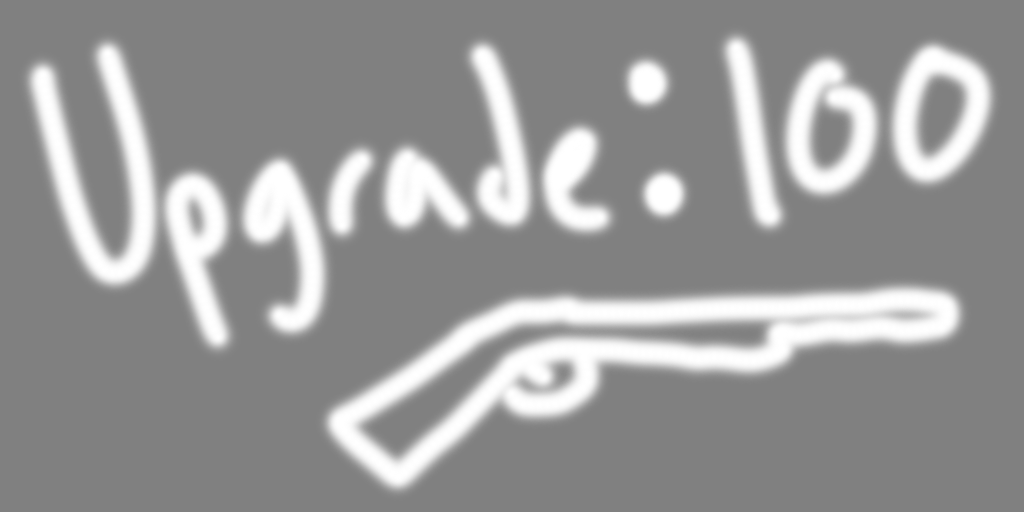
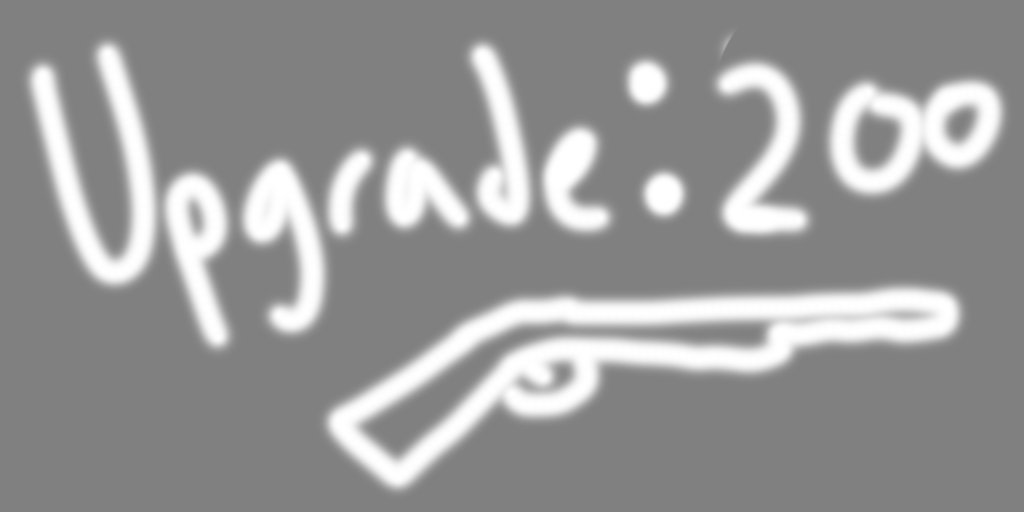
The second w=1024, h=512 image is a revision of the first. Changes to its layers:
painted on "Layer 1" over [707, 28, 1012, 243]
